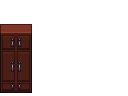
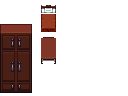
Before/after of a 128px x 96px layered artwork. What changed in the layer stack:
added layer "Pasted Layer #3" above "Pasted Layer #2" over (41, 37, 56, 64)
added layer "Pasted Layer #2" above "Pasted Layer #1" over (41, 5, 56, 32)
